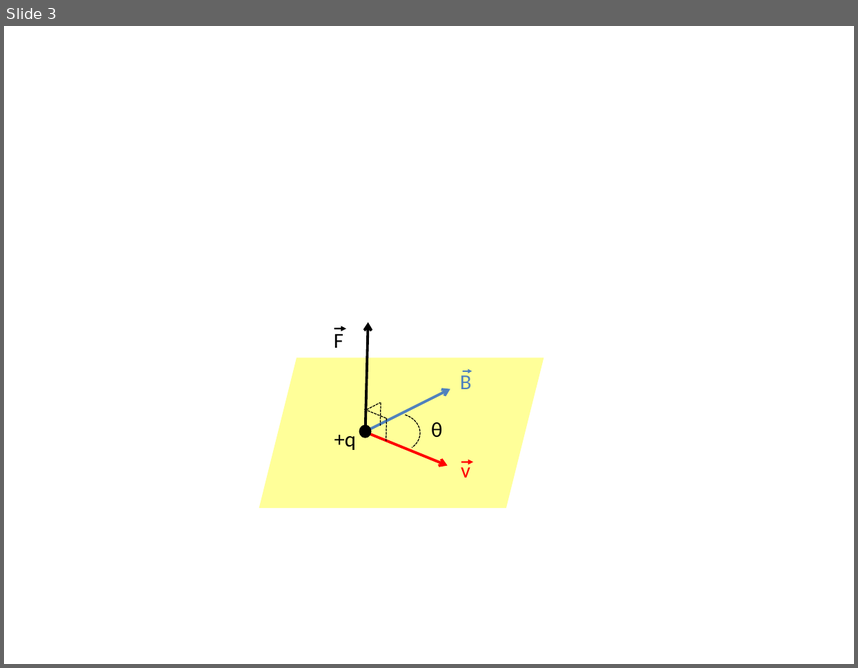
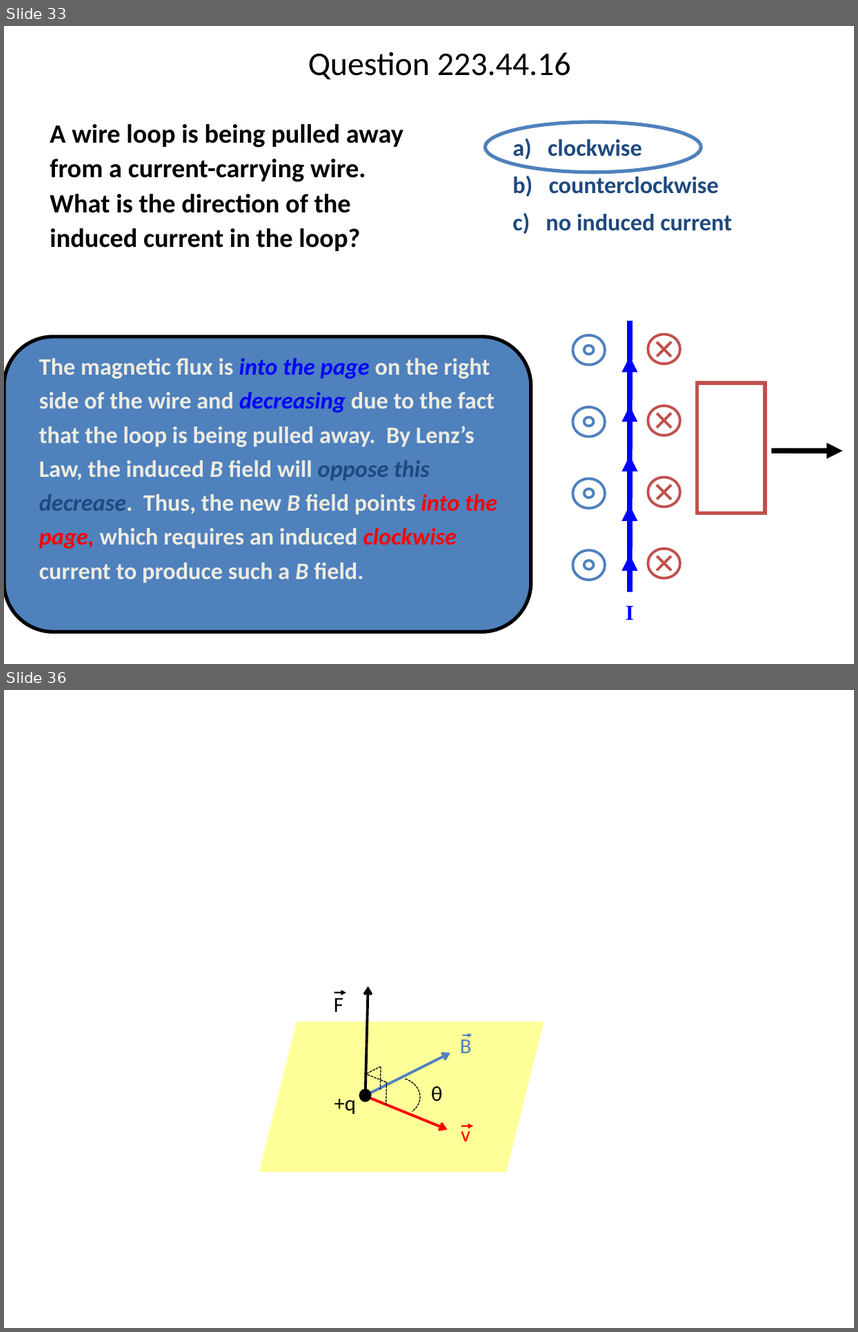
Before and after one commit to rtlines/PH223-Engineering-Physics, a slide deck: Slides/PH223_Lecture_44.pptx. Shown one above the other, each under a label of ours: slide 3 before the commit, slides 33 and 36 after it; the slides between them are not shown. The pictures are 858x668 and 858x1332 pixels, drawn with LibreOffice and Linux fonts; fonts in the diff are those of the drawing. Boxes give left, top, right and bottom in pixels: in the first picture for what was removed or moved away, otherwise in the second. Text is boxed around its words. In the diff, an @@ line names an element or a change of style, - is before the commit and + after.

```diff
--- a/Slides/PH223_Lecture_44.pptx
+++ b/Slides/PH223_Lecture_44.pptx
@@ slide 33 added at (4,26,854,664), background #FFFFFF @@
@@ title added at (308,52,571,80), 28 pt, text #000000 @@
+Question 223.44.16
@@ text added at (50,124,404,251), 22.4 pt, text #000000, bold @@
+A wire loop is being pulled away from a current-carrying wire. What is the direction of the induced current in the loop?
@@ ellipse added at (485,122,701,172), outline #4F81BD 3 pt @@
@@ text added at (513,138,732,234), 20 pt, text #1F497D, bold @@
+a) clockwise
+b) counterclockwise
+c) no induced current
@@ rounded rectangle added at (4,336,531,631), fill #4F81BD, outline #000000 3 pt @@
@@ group added at (571,315,854,637): 12 ellipses, 9 lines, 6 arrows, 2 rectangles, 1 text @@
+I
@@ text added at (39,358,497,583), 20 pt, text #EEECE1, bold @@
+The magnetic flux is into the page on the right side of the wire and decreasing due to the fact that the loop is being pulled away. By Lenz’s Law, the induced B field will oppose this decrease. Thus, the new B field points into the page, which requires an induced clockwise current to produce such a B field.
@@ what was slide 3 is now slide 36 @@
```
Also in this commit, not shown: 34 other slides added, 20 other files.
